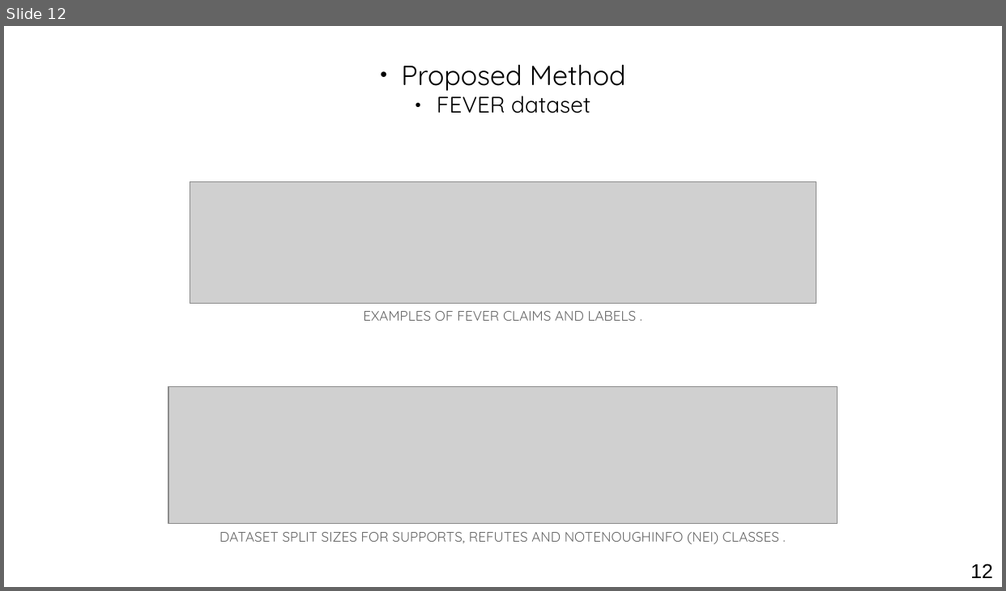
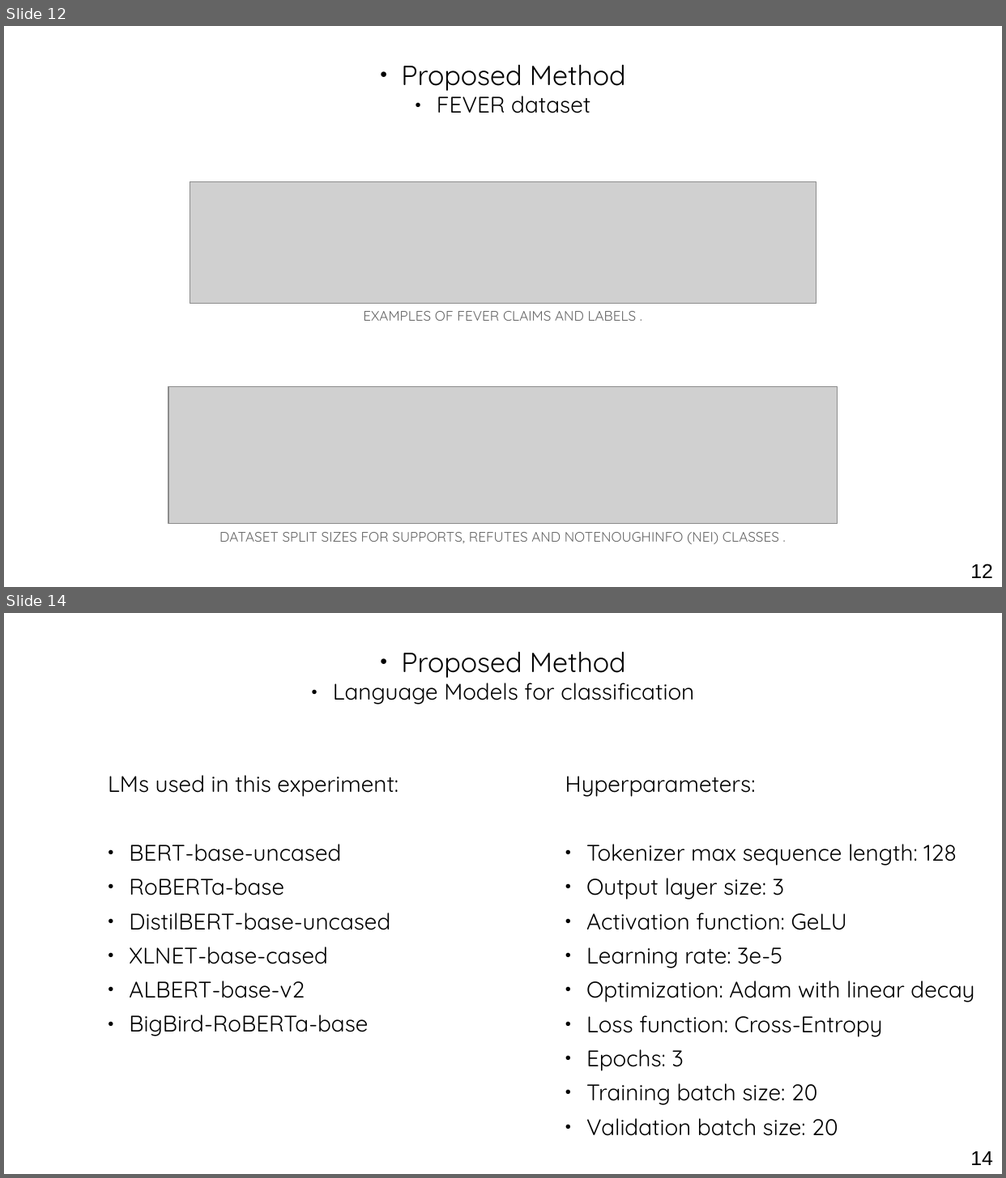
Before and after one commit to othmanelhoufi/LM-for-FactChecking, a slide deck: presentation/NLP_fact_checking.odp. Shown one above the other, each under a label of ours: slide 12 before the commit, slides 12 and 14 after it; the slides between them are not shown. The pictures are 1006x591 and 1006x1178 pixels, drawn with LibreOffice and Linux fonts; fonts in the diff are those of the drawing; grey boxes stand for pictures. Boxes give left, top, right and bottom in pixels: in the first picture for what was removed or moved away, otherwise in the second. Text is boxed around its words. In the diff, an @@ line names an element or a change of style, - is before the commit and + after.

```diff
--- a/presentation/NLP_fact_checking.odp
+++ b/presentation/NLP_fact_checking.odp
@@ slide 14 added at [4, 613, 1002, 1174], background #FFFFFF @@
@@ text added at [333, 651, 694, 705], 18 pt, text #000000 @@
+● Proposed Method
+● Language Models for classification
@@ text added at [108, 775, 398, 1037], 18 pt, text #000000 @@
+LMs used in this experiment:
+● BERT-base-uncased
+● RoBERTa-base
+● DistilBERT-base-uncased
+● XLNET-base-cased
+● ALBERT-base-v2
+● BigBird-RoBERTa-base
@@ text added at [565, 776, 974, 1136], 18 pt, text #000000 @@
+Hyperparameters:
+● Tokenizer max sequence length: 128
+● Output layer size: 3
+● Activation function: GeLU
+● Learning rate: 3e-5
+● Optimization: Adam with linear decay
+● Loss function: Cross-Entropy
+● Epochs: 3
+● Training batch size: 20
+● Validation batch size: 20
@@ page number added at [970, 1152, 993, 1165], 16 pt, text #000000 @@
+14
```
Also in this commit, not shown: 3 slides changed, 5 other slides added, 2 slides removed, 22 other files.
